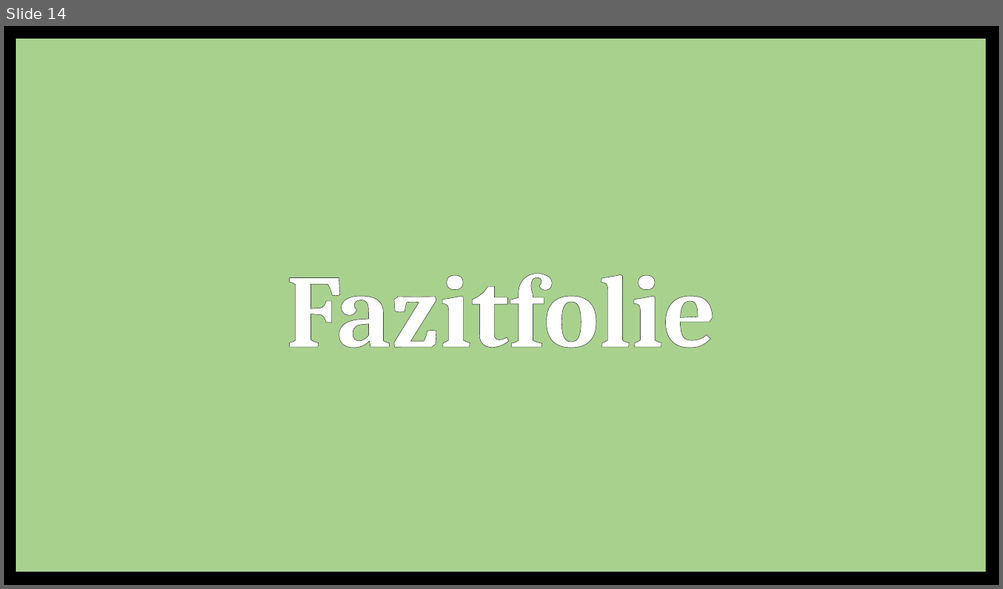
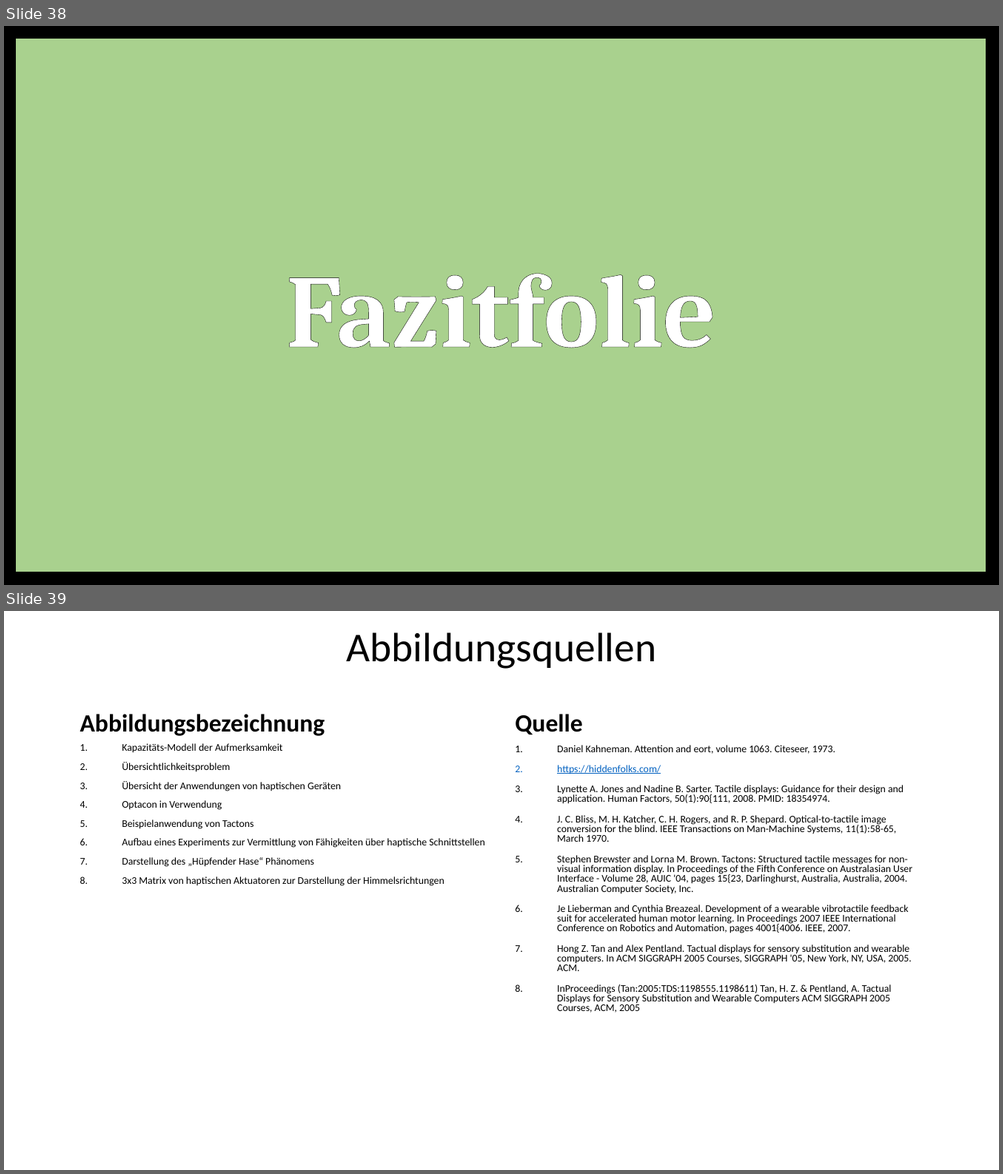
Before and after one commit to SaturnnrutaS/Proseminar-Mobile-Computing, a slide deck: 3 - Präsentation/Proseminar - Arbeitspräsentation.pptx. Shown one above the other, each under a label of ours: slide 14 before the commit, slides 38 and 39 after it. The pictures are 1003x589 and 1003x1174 pixels, drawn with LibreOffice and Linux fonts; fonts in the diff are those of the drawing. Boxes give left, top, right and bottom in pixels: in the first picture for what was removed or moved away, otherwise in the second. Text is boxed around its words. In the diff, an @@ line names an element or a change of style, - is before the commit and + after.

```diff
--- a/3 - Präsentation/Proseminar - Arbeitspräsentation.pptx
+++ b/3 - Präsentation/Proseminar - Arbeitspräsentation.pptx
@@ slide 39 added at (x1=4, y1=611, x2=999, y2=1170), background #FFFFFF @@
@@ title added at (x1=347, y1=632, x2=657, y2=669), 39.6 pt, text #000000 @@
+Abbildungsquellen
@@ text added at (x1=80, y1=714, x2=325, y2=736), 24 pt, text #000000, bold @@
+Abbildungsbezeichnung
@@ text added at (x1=515, y1=714, x2=582, y2=735), 24 pt, text #000000, bold @@
+Quelle
@@ text added at (x1=122, y1=743, x2=484, y2=886), 9.9 pt, text #000000 @@
+1. Kapazitäts-Modell der Aufmerksamkeit
+2. Übersichtlichkeitsproblem
+3. Übersicht der Anwendungen von haptischen Geräten
+4. Optacon in Verwendung
+5. Beispielanwendung von Tactons
+6. Aufbau eines Experiments zur Vermittlung von Fähigkeiten über haptische Schnittstellen
+7. Darstellung des „Hüpfender Hase“ Phänomens
+8. 3x3 Matrix von haptischen Aktuatoren zur Darstellung der Himmelsrichtungen
@@ text added at (x1=557, y1=745, x2=912, y2=1013), 9.9 pt, text #000000 @@
+1. Daniel Kahneman. Attention and eort, volume 1063. Citeseer, 1973.
+2. https://hiddenfolks.com/
+3. Lynette A. Jones and Nadine B. Sarter. Tactile displays: Guidance for their design and application. Human Factors, 50(1):90{111, 2008. PMID: 18354974.
+4. J. C. Bliss, M. H. Katcher, C. H. Rogers, and R. P. Shepard. Optical-to-tactile image conversion for the blind. IEEE Transactions on Man-Machine Systems, 11(1):58-65, March 1970.
+5. Stephen Brewster and Lorna M. Brown. Tactons: Structured tactile messages for non-visual information display. In Proceedings of the Fifth Conference on Australasian User Interface - Volume 28, AUIC '04, pages 15{23, Darlinghurst, Australia, Australia, 2004. Australian Computer Society, Inc.
+6. Je Lieberman and Cynthia Breazeal. Development of a wearable vibrotactile feedback suit for accelerated human motor learning. In Proceedings 2007 IEEE International Conference on Robotics and Automation, pages 4001{4006. IEEE, 2007.
+7. Hong Z. Tan and Alex Pentland. Tactual displays for sensory substitution and wearable computers. In ACM SIGGRAPH 2005 Courses, SIGGRAPH '05, New York, NY, USA, 2005. ACM.
+8. InProceedings (Tan:2005:TDS:1198555.1198611) Tan, H. Z. & Pentland, A. Tactual Displays for Sensory Substitution and Wearable Computers ACM SIGGRAPH 2005 Courses, ACM, 2005
@@ what was slide 14 is now slide 38 @@
```
Also in this commit, not shown: 9 slides changed, 28 other slides added, 5 slides removed, 10 other files.
